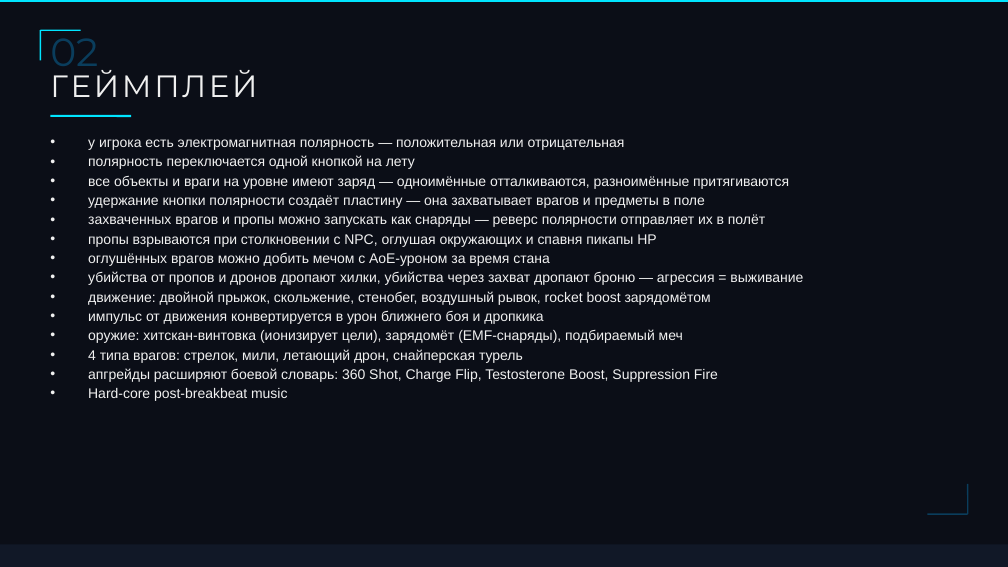
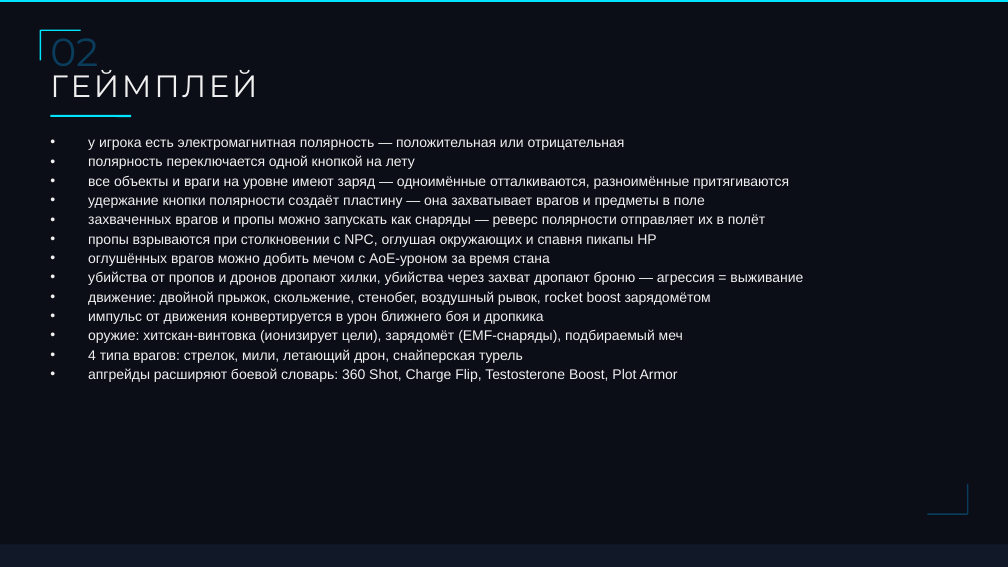
Before and after one commit to JackShepetilov/PolaritySourceCode, a slide deck: slide 3 of Polarity/Docs/PitchTemplate.pptx. Drawn at 1008x567 pixels with LibreOffice and Linux fonts; fonts in the diff are those of the drawing. Boxes give left, top, right and bottom in pixels: in the first picture for what was removed or moved away, otherwise in the second. Text is boxed around its words. In the diff, an @@ line names an element or a change of style, - is before the commit and + after.

```diff
--- a/Polarity/Docs/PitchTemplate.pptx
+++ b/Polarity/Docs/PitchTemplate.pptx
@@ text at [88, 368, 678, 382]: text changed @@
-• апгрейды расширяют боевой словарь: 360 Shot, Charge Flip, Testosterone Boost, Suppression Fire
-• Hard-core post-breakbeat music
+• апгрейды расширяют боевой словарь: 360 Shot, Charge Flip, Testosterone Boost, Plot Armor
```
Also in this commit, not shown: 53 other files.
